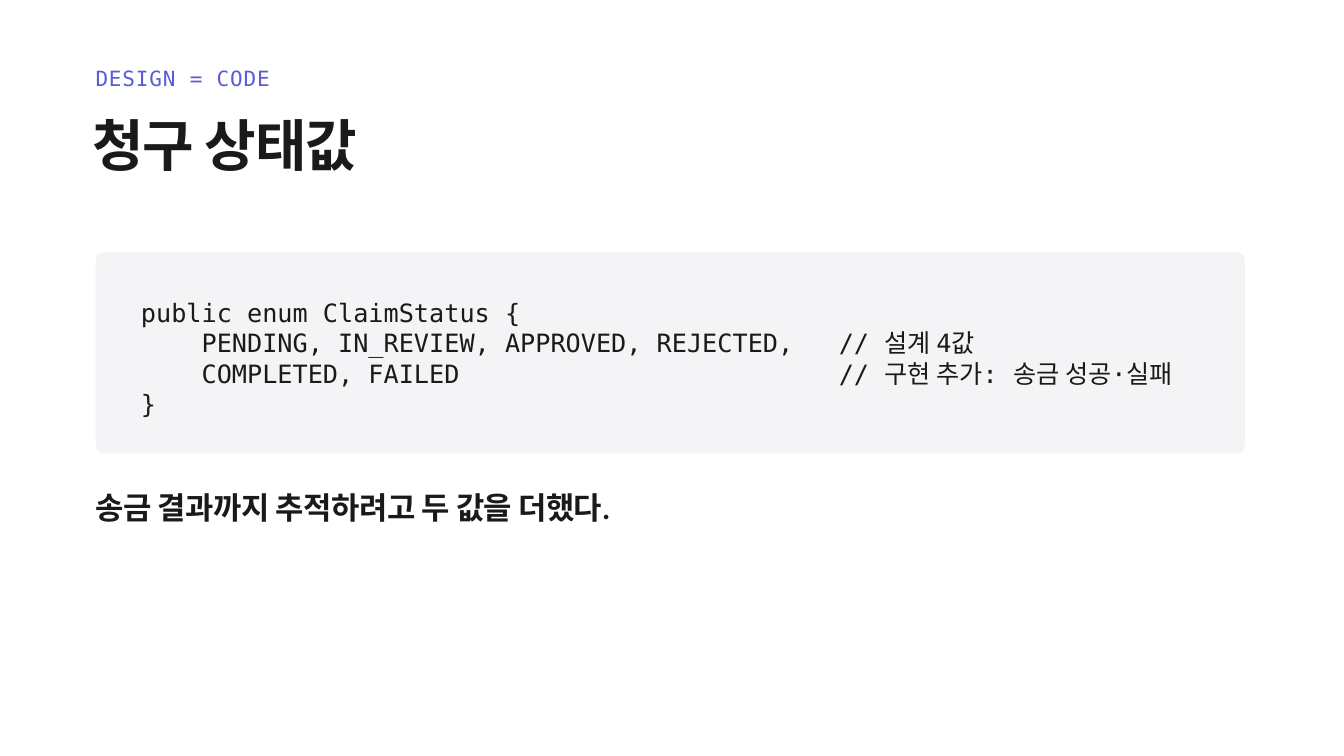
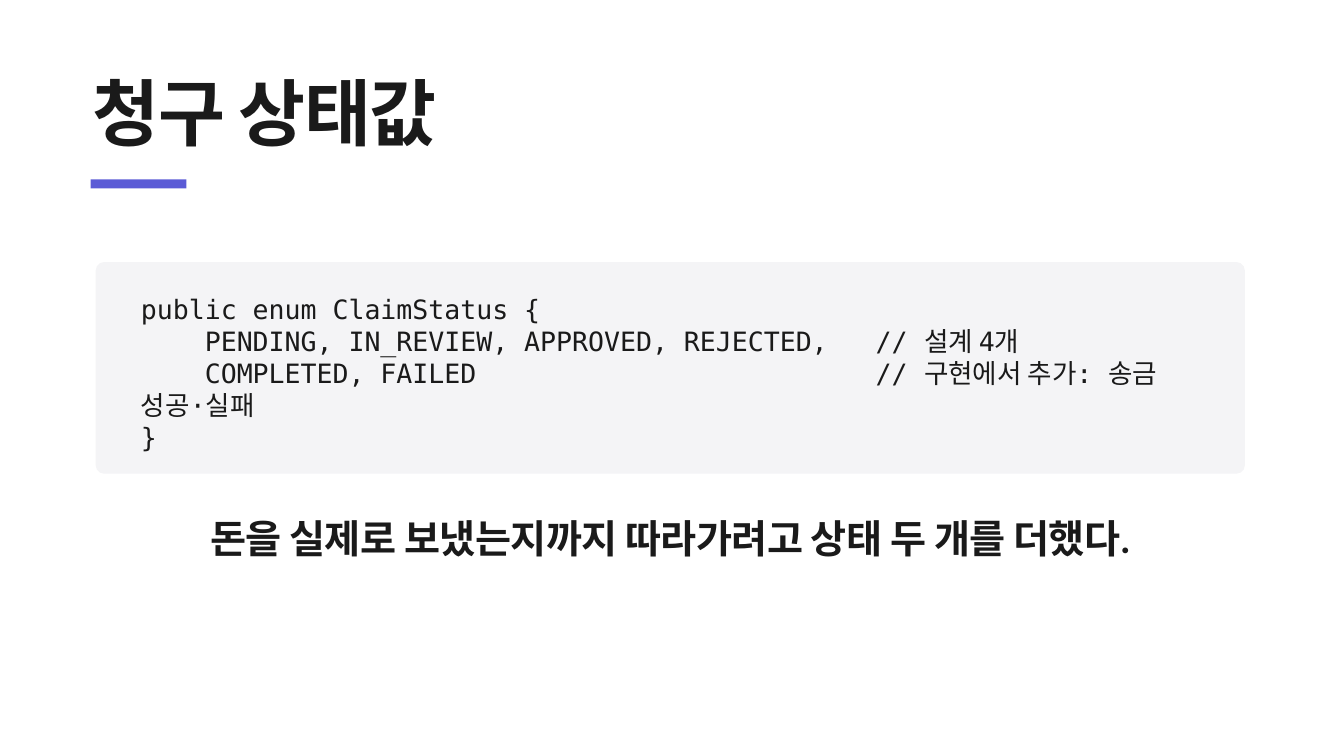
Before and after one commit to heyoonyoon/distributed-programming, a slide deck: slide 14 of docs/presentation/보험발표-figma.pptx. Drawn at 1344x756 pixels with LibreOffice and Linux fonts; fonts in the diff are those of the drawing. Boxes give left, top, right and bottom in pixels: in the first picture for what was removed or moved away, otherwise in the second. Text is boxed around its words. In the diff, an @@ line names an element or a change of style, - is before the commit and + after.

```diff
--- a/docs/presentation/보험발표-figma.pptx
+++ b/docs/presentation/보험발표-figma.pptx
@@ text "청구 상태값": place and size @@
-text "청구 상태값" at <box>93,119,357,171</box>
+text "청구 상태값" at <box>93,79,437,147</box>
@@ text "청구 상태값" at <box>93,79,437,147</box>: size 40 to 52 pt, letter spacing -0.8 to -1 pt @@
@@ text removed at <box>96,70,270,87</box> @@
-DESIGN = CODE
@@ rectangle added at <box>91,179,187,189</box>, fill #5B5BD6 @@
@@ rounded rectangle: place and size @@
-rounded rectangle at <box>96,252,1245,454</box>
+rounded rectangle at <box>96,262,1245,474</box>
@@ text at <box>141,298,509,325</box>: size 18 to 19 pt in "public enum ClaimStatus {", "}" @@
@@ text at <box>205,329,1157,385</box>: text changed; size 18 to 19 pt @@
-PENDING, IN_REVIEW, APPROVED, REJECTED, // 설계 4값
-COMPLETED, FAILED // 구현 추가: 송금 성공·실패
+PENDING, IN_REVIEW, APPROVED, REJECTED, // 설계 4개
+COMPLETED, FAILED // 구현에서 추가: 송금 성공·실패
@@ text at <box>210,520,1130,557</box>: text changed; size 22 to 28 pt @@
-송금 결과까지 추적하려고 두 값을 더했다.
+돈을 실제로 보냈는지까지 따라가려고 상태 두 개를 더했다.
```
Also in this commit, not shown: 15 other slides changed, 4 slides added, 4 slides removed, 7 other files.
